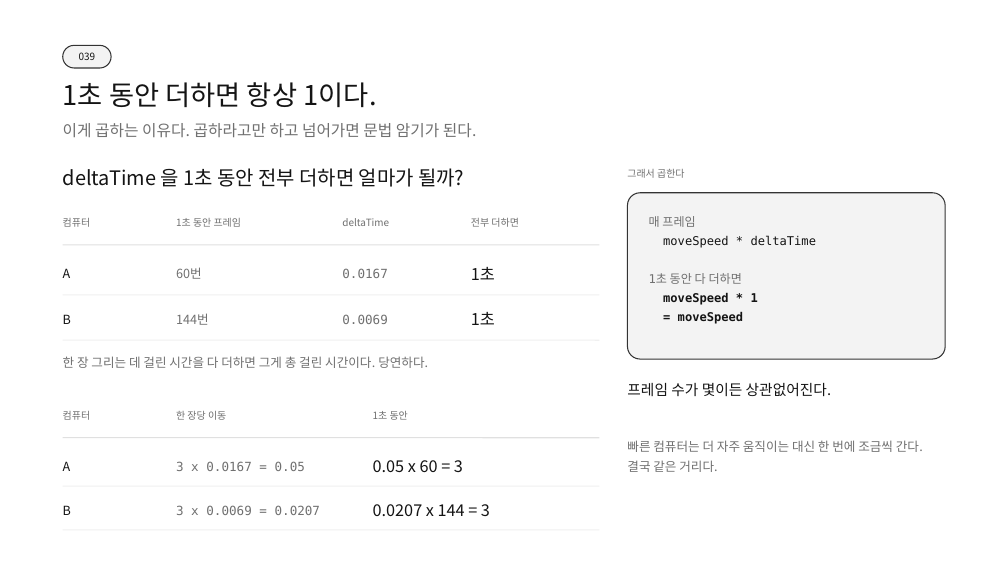
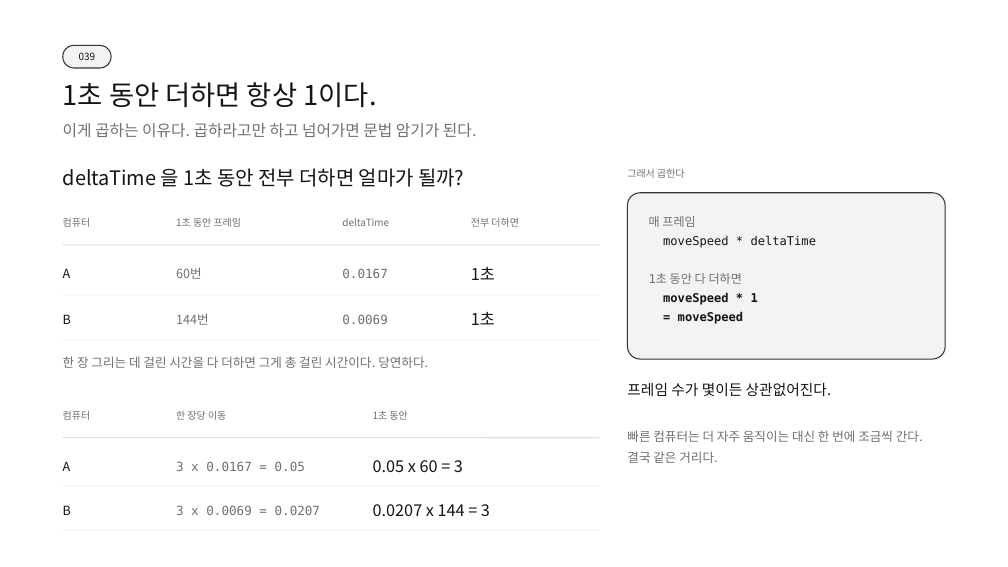
Before and after one commit to SBS-GameAcademy-Saturday/WaveBreaker, a slide deck: slide 9 of docs/04_배포자료/슬라이드/8주차-코드로움직이기.pptx. Drawn at 1008x567 pixels with LibreOffice and Linux fonts; fonts in the diff are those of the drawing. Boxes give left, top, right and bottom in pixels: in the first picture for what was removed or moved away, otherwise in the second. Text is boxed around its words. In the diff, an @@ line names an element or a change of style, - is before the commit and + after.

```diff
--- a/docs/04_배포자료/슬라이드/8주차-코드로움직이기.pptx
+++ b/docs/04_배포자료/슬라이드/8주차-코드로움직이기.pptx
@@ text "빠른 컴퓨터는 더 자주 움직이는 ...": place and size @@
-text "빠른 컴퓨터는 더 자주 움직이는 ..." at box(627, 440, 923, 472)
+text "빠른 컴퓨터는 더 자주 움직이는 ..." at box(627, 430, 923, 463)
```
Also in this commit, not shown: 1 other slide changed, 1 slide added, 3 other files.
